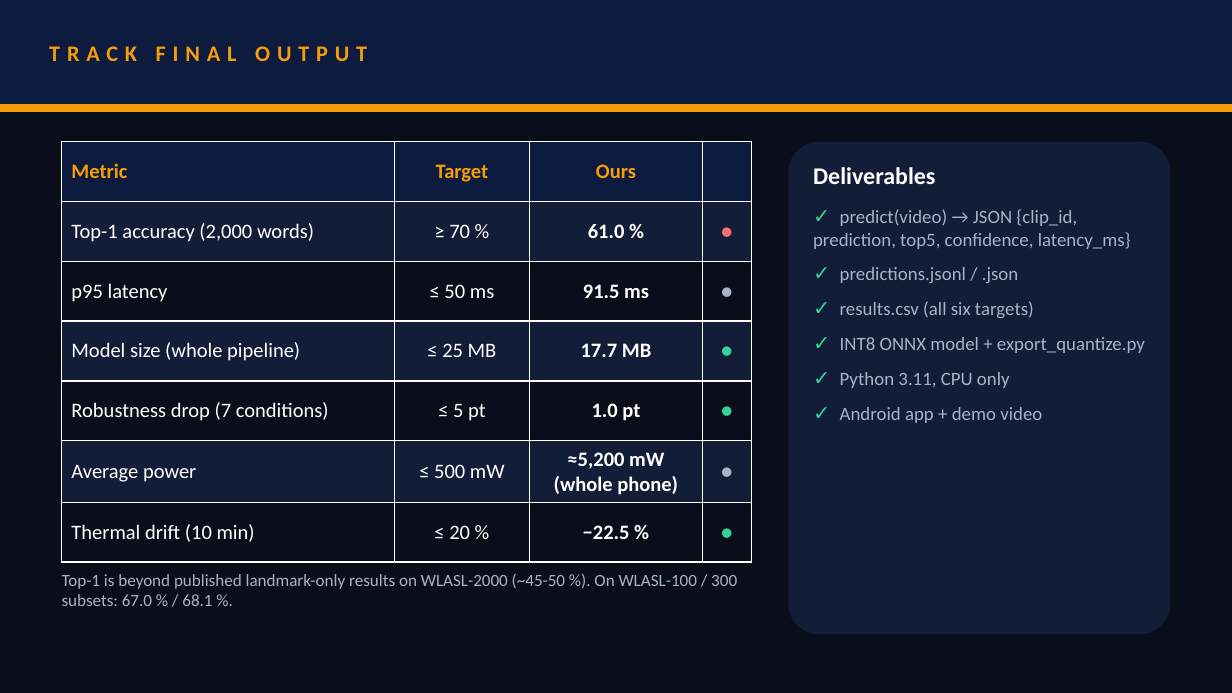
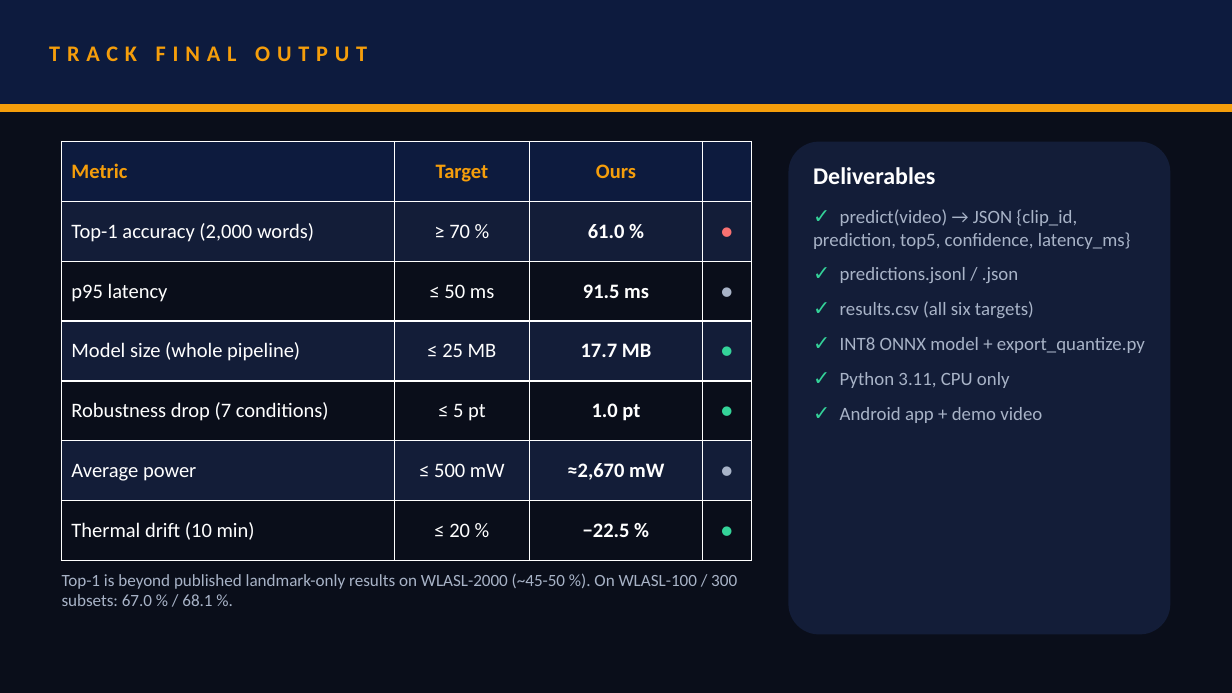
Before and after one commit to Animeha123/echogesture, a slide deck: slide 5 of docs/gods_plan_EchoGesture.pptx. Drawn at 1232x693 pixels with LibreOffice and Linux fonts; fonts in the diff are those of the drawing. Boxes give left, top, right and bottom in pixels: in the first picture for what was removed or moved away, otherwise in the second. Text is boxed around its words. In the diff, an @@ line names an element or a change of style, - is before the commit and + after.

```diff
--- a/docs/gods_plan_EchoGesture.pptx
+++ b/docs/gods_plan_EchoGesture.pptx
@@ table at [62, 142, 752, 561] @@
-row 6, column 3: ≈5,200 mW (whole phone)
+row 6, column 3: ≈2,670 mW
```
Also in this commit, not shown: 4 other files.
